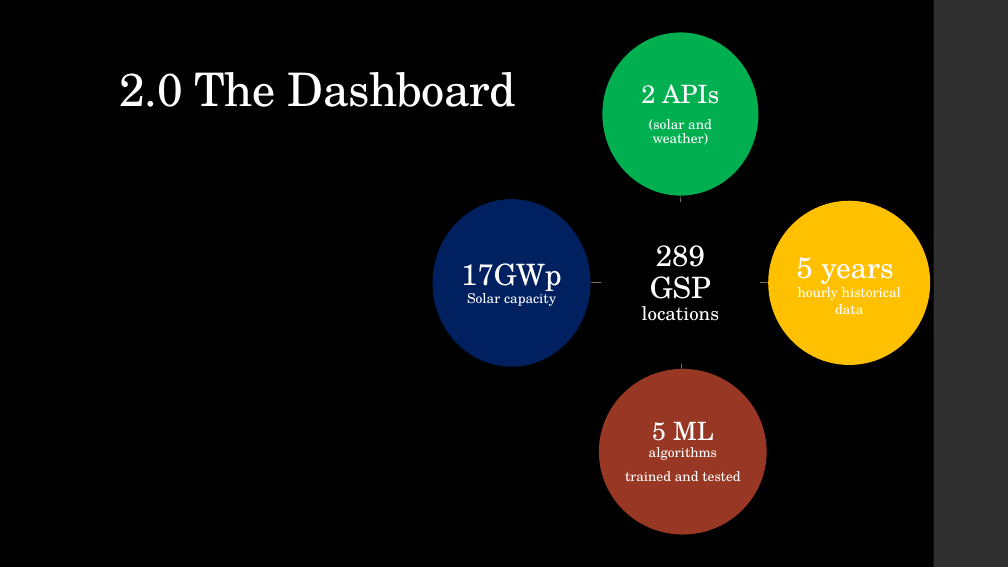
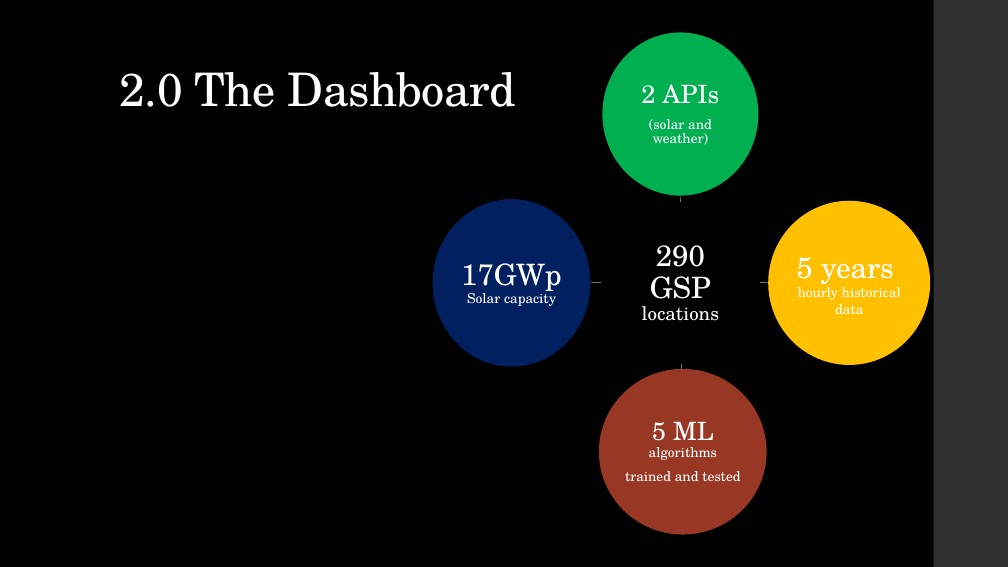
Before and after one commit to samhsforrest-collab/UK-Embedded-Solar-2026, a slide deck: slide 10 of presentation/UK Embedded Solar Generation.pptx. Drawn at 1008x567 pixels with LibreOffice and Linux fonts; fonts in the diff are those of the drawing; background and template pictures are left out. Boxes give left, top, right and bottom in pixels: in the first picture for what was removed or moved away, otherwise in the second. Text is boxed around its words. In the diff, an @@ line names an element or a change of style, - is before the commit and + after.

```diff
--- a/presentation/UK Embedded Solar Generation.pptx
+++ b/presentation/UK Embedded Solar Generation.pptx
@@ text at (642,245,719,321): text changed @@
-289 GSP locations
+290 GSP locations
```
Also in this commit, not shown: 1 other slide changed, 2 other files.
